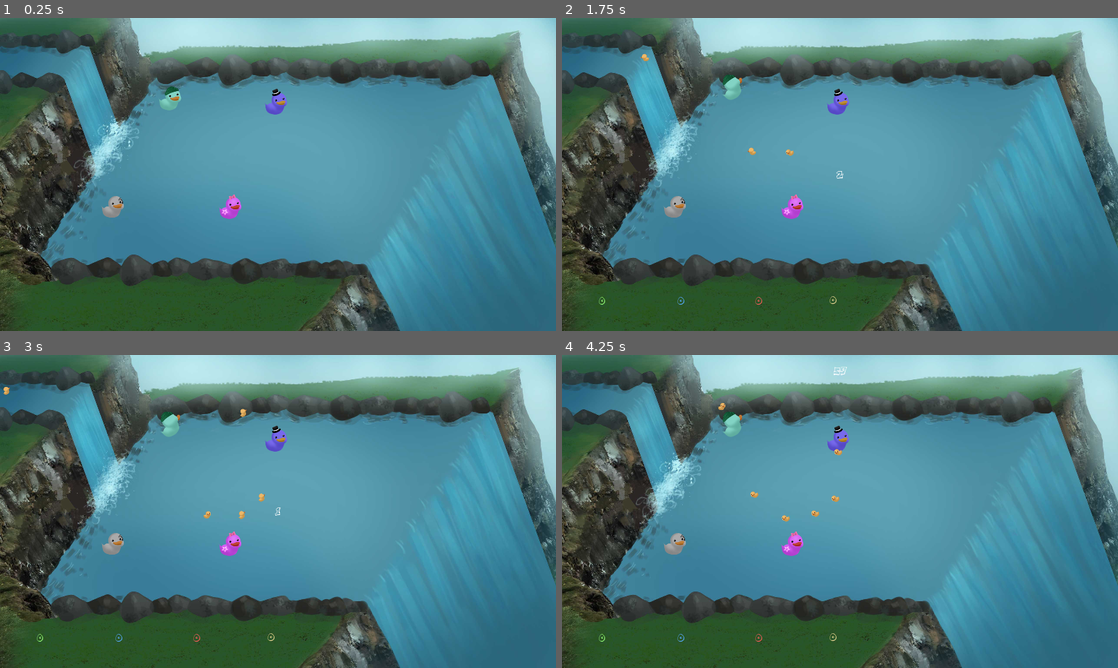
Above: before the commit, frames 1-4 (two rows, left to right).
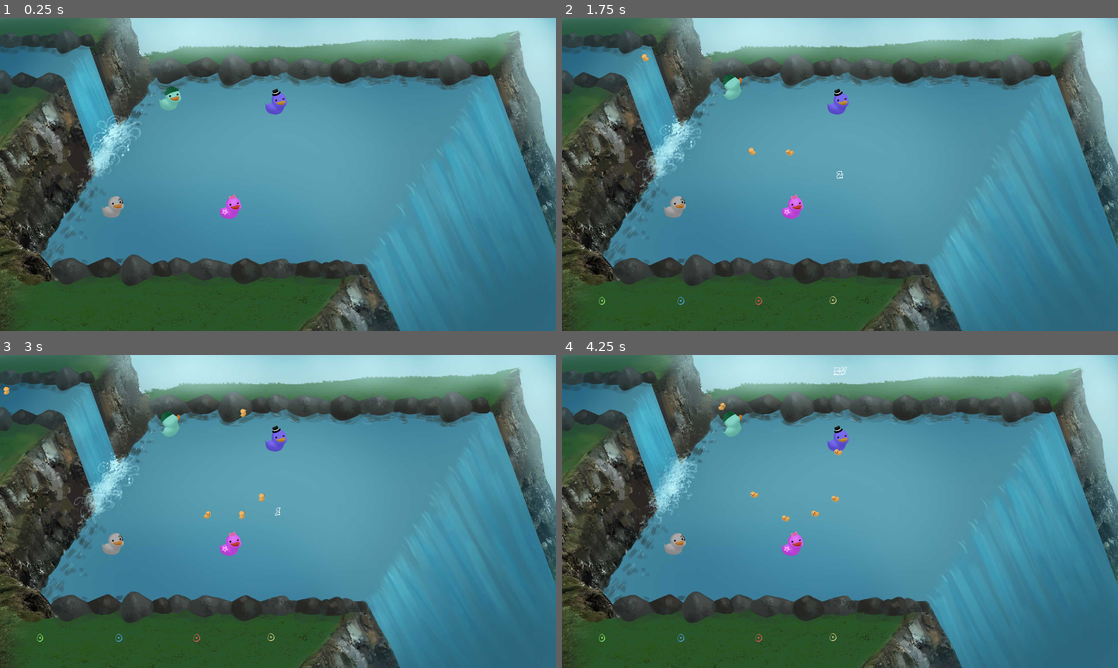
Above: after the commit, the same moments.

Repository: TeamAwesomeTOJam/ducks
Game: Godot game, scene res://Game.tscn
Two runs of this game, one before a commit and one after it. Both use one fixed random seed, a clock stepped at 60 frames per second and the inputs below.
Inputs:
- Up to frame 1 (0.25 s): no input
- Up to frame 2 (1.75 s): tap Enter (p0duck) at 0.5, 0.6, 1.35 s; hold Up (ui_up) 0.53-1.28 s
- Up to frame 3 (3 s): hold Up (ui_up) from 2.03 s (still down); tap Enter (p0duck) at 2.1, 2.85 s
- Up to frame 4 (4.25 s): release Up (ui_up) at 3.53 s; tap Enter (p0duck) at 3.6 s

The runs differ from the first frame. In frame 1, 0.8% of the frame differs, in the area x 13-92%, y 17-83%; in frame 2, 0.8%; in frame 3, 0.8%; in frame 4, 0.8%.

Commit message:
fix scoring terrain catching issue

Diff:
--- a/Game.tscn
+++ b/Game.tscn
@@ -47,6 +47,7 @@
 
 frames = SubResource( 1 )
 animation = "loop"
+frame = 5
 playing = true
 offset = Vector2( 1280, 720 )
 _sections_unfolded = [ "Z Index" ]
@@ -75,7 +76,6 @@
 
 [node name="ScoringArea" type="Area2D" parent="." index="6"]
 
-editor/display_folded = true
 position = Vector2( 2560, 720 )
 input_pickable = true
 gravity_vec = Vector2( 0, 1 )
@@ -125,7 +125,8 @@
 
 [node name="CollisionShape2D2" type="CollisionShape2D" parent="Borders" index="1"]
 
-position = Vector2( 1276.53, 1236.61 )
+position = Vector2( 838.877, 1236.61 )
+scale = Vector2( 0.658883, 1 )
 shape = SubResource( 3 )
 _sections_unfolded = [ "Transform" ]
 
--- a/Player.gd
+++ b/Player.gd
@@ -167,7 +167,7 @@
 func scoring(delta):
     scoring_timer -= delta
 
-    apply_impulse(Vector2(), Vector2(0.45, 1).normalized() * 5000 * delta)
+    set_linear_velocity(Vector2(0.45, 1).normalized() * 70000 * delta)
 
     if scoring_timer < 0:
         respawn()
@@ -230,7 +230,7 @@
 func entered_score_zone():
     self.set_collision_mask(0)
     self.set_collision_layer(0)
-    scoring_timer = 3.0
+    scoring_timer = 5.0
     state = STATE.Scoring
 
 
